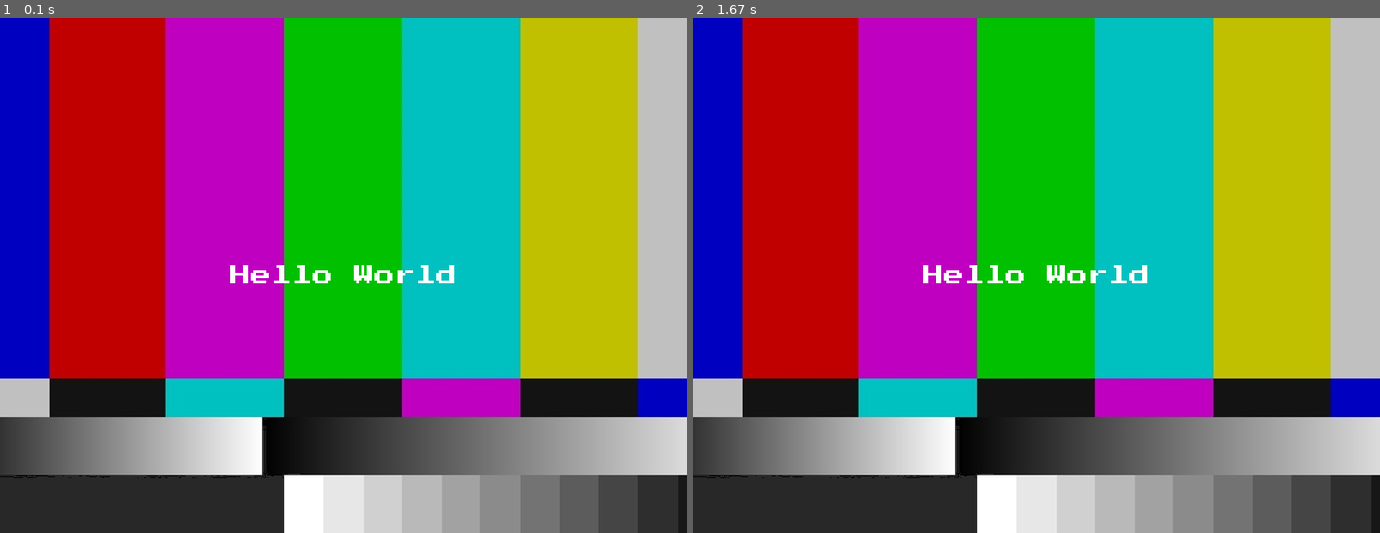
Above: before the commit, frames 1-2 (left to right).
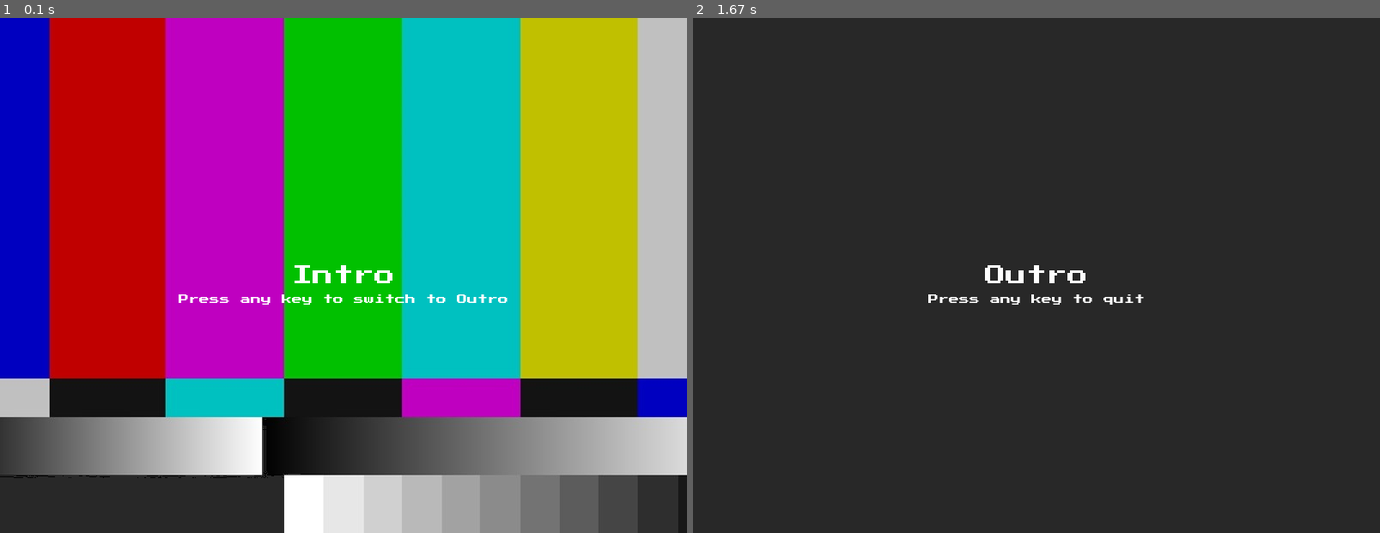
Above: after the commit, the same moments.

Repository: ArtBIT/pygame-template
Game: pygame game, started from src/main.py
Same seed, same stepped clock (60 frames per second), same inputs: the game is played once before the commit and once after it.
Inputs:
- Up to frame 1 (0.1 s): no input
- Up to frame 2 (1.67 s): tap Enter at 0.33 s

The runs differ from the first frame. In frame 1, 0.7% of the frame differs, in the area x 26-74%, y 48-56%; in frame 2, 89%, in the area x 0-100%, y 0-100%.

Commit message:
Add Outro state, and automatic state initialization

Diff:
--- a/src/input.py
+++ b/src/input.py
@@ -9,9 +9,13 @@
         self.modifier_key_names = dict(zip((pg.KMOD_LSHIFT, pg.KMOD_RSHIFT, pg.KMOD_SHIFT, pg.KMOD_LCTRL, pg.KMOD_RCTRL …(272 unchanged characters)…
 
     def is_key_down(self, key):
+        if key == 'any':
+            return len(self.keys_down) > 0
         return key in self.keys_down
 
     def is_key_pressed(self, key):
+        if key == 'any':
+            return len(self.keys_pressed) > 0
         return key in self.keys_pressed
 
     def update(self):
--- a/src/main.py
+++ b/src/main.py
@@ -6,7 +6,7 @@
 from audio import Audio
 from settings import *
 from components import *
-from states import Intro
+import states
 
 
 class Game:
@@ -22,8 +22,17 @@
     def init_states(self):
         self.state = None
         self.states = {}
-        self.states['intro'] = Intro(self)
-        self.change_state('intro')
+        # iterate over __all__ states from states.py instantiate them
+        # and register to the self.states with state.name as the key and state instance
+        # as value
+        for State in map(states.__dict__.get, states.__all__):
+            state = State(self)
+            name = type(state).__name__
+            self.states[name] = state
+
+        # initialize the first state
+        first_state = list(self.states.keys())[0]
+        self.change_state(first_state)
 
     def change_state(self, state):
         if state in self.states.keys():
--- a/src/states.py
+++ b/src/states.py
@@ -25,10 +25,14 @@
         self.game.audio.load_sound('intro', os.path.join('assets', 'sounds', 'intro.wav'))
         self.all_sprites = pg.sprite.Group()
         self.all_sprites.add(ImageSprite(self.game, os.path.join('assets', 'images', 'test.jpg')))
-        text = TextSprite(self.game, os.path.join('assets', 'fonts', 'PressStart2P-Regular.ttf'), "Hello World", 24, color = (255,255,255))
+        text = TextSprite(self.game, os.path.join('assets', 'fonts', 'PressStart2P-Regular.ttf'), "Intro", 24, color = (255,255,255))
         # center text on screen
         text.rect.center = self.game.screen.get_rect().center
         self.all_sprites.add(text)
+        any_key_text = TextSprite(self.game, os.path.join('assets', 'fonts', 'PressStart2P-Regular.ttf'), "Press any key to switch to Outro", 12, color = (255,255,255))
+        any_key_text.rect.center = self.game.screen.get_rect().center
+        any_key_text.rect.top = text.rect.bottom + 10
+        self.all_sprites.add(any_key_text)
 
 
     def enter(self):
@@ -36,6 +40,30 @@
 
     def update(self):
         self.all_sprites.update()
+        if self.game.input.is_key_pressed('any'):
+            self.game.change_state('Outro')
 
     def draw(self, screen):
         self.all_sprites.draw(screen)
+
+class Outro(State):
+    def boot(self):
+        self.all_sprites = pg.sprite.Group()
+        text = TextSprite(self.game, os.path.join('assets', 'fonts', 'PressStart2P-Regular.ttf'), "Outro", 24, color = (255,255,255))
+        # center text on screen
+        text.rect.center = self.game.screen.get_rect().center
+        any_key_text = TextSprite(self.game, os.path.join('assets', 'fonts', 'PressStart2P-Regular.ttf'), "Press any key to quit", 12, color = (255,255,255))
+        any_key_text.rect.center = self.game.screen.get_rect().center
+        any_key_text.rect.top = text.rect.bottom + 10
+        self.all_sprites.add(any_key_text)
+        self.all_sprites.add(text)
+
+    def update(self):
+        self.all_sprites.update()
+        if self.game.input.is_key_pressed('any'):
+            self.game.quit()
+
+    def draw(self, screen):
+        self.all_sprites.draw(screen)
+
+__all__ = ['Intro', 'Outro']
